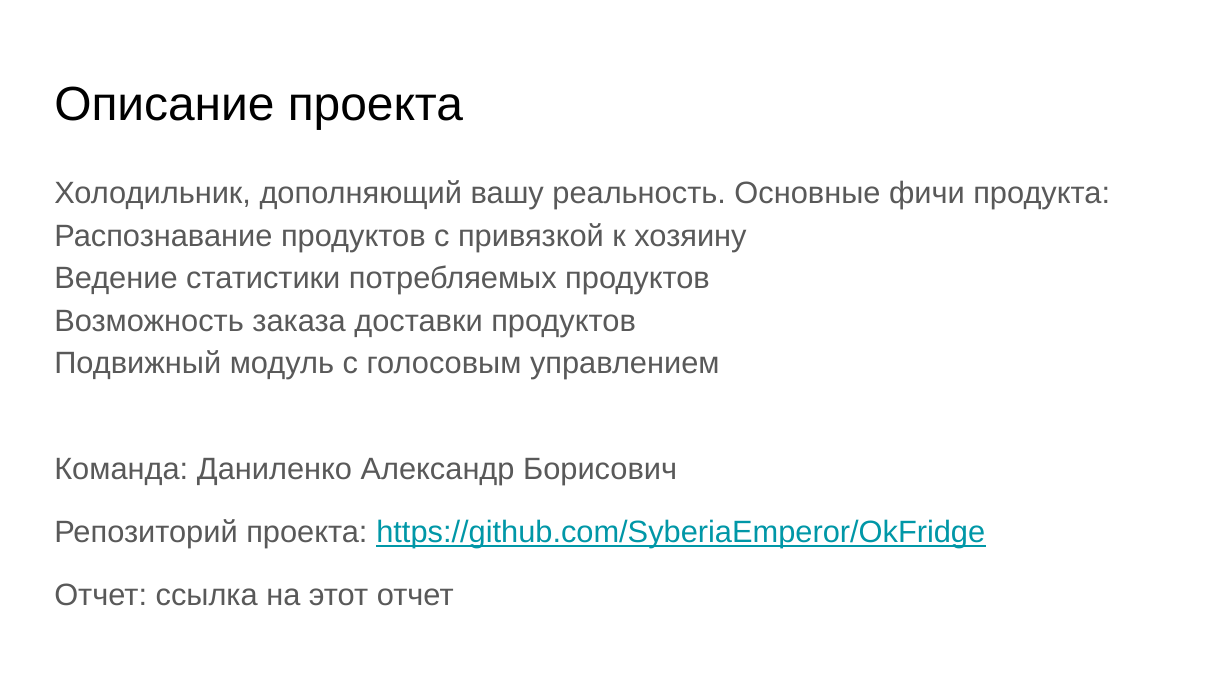
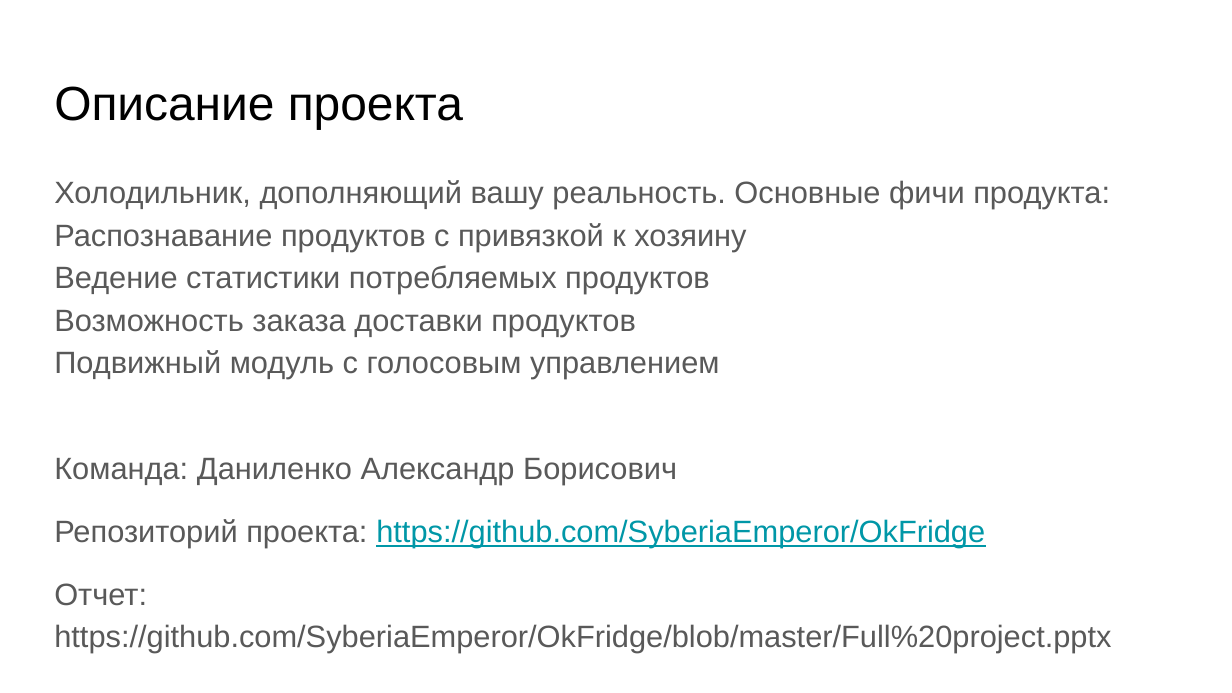
Before and after one commit to SyberiaEmperor/OkFridge, a slide deck: slide 2 of Full project.pptx. Drawn at 1232x693 pixels with LibreOffice and Linux fonts; fonts in the diff are those of the drawing. Boxes give left, top, right and bottom in pixels: in the first picture for what was removed or moved away, otherwise in the second. Text is boxed around its words. In the diff, an @@ line names an element or a change of style, - is before the commit and + after.

Commit message:
add full_project pdf

```diff
--- a/Full project.pptx
+++ b/Full project.pptx
@@ text at (x1=54, y1=583, x2=1111, y2=653): text changed @@
-Отчет: ссылка на этот отчет
+Отчет: https://github.com/SyberiaEmperor/OkFridge/blob/master/Full%20project.pptx
```
Also in this commit, not shown: 1 other file.
